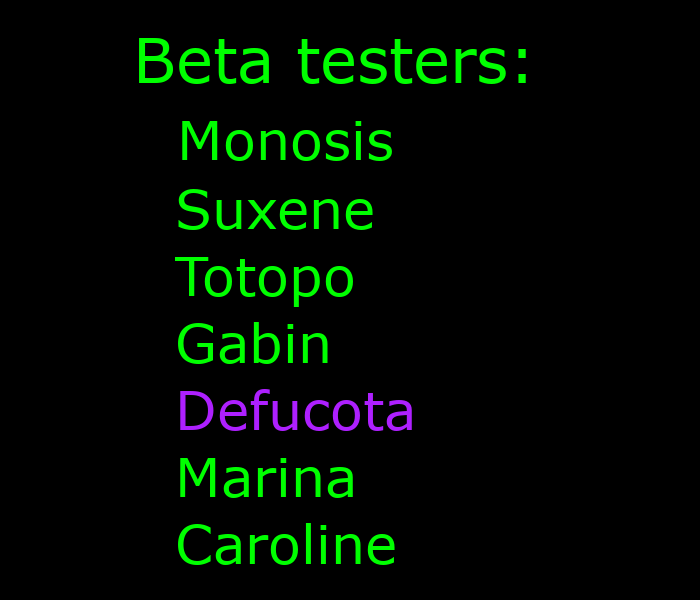
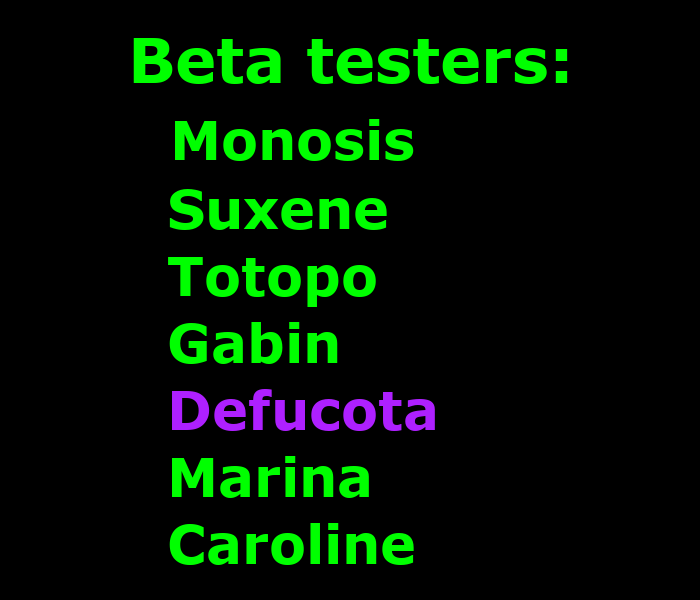
Revision of a layered 700×600 image; what changed, layer by layer:
painted on "Beta testers: ..." over [133, 38, 568, 565]
